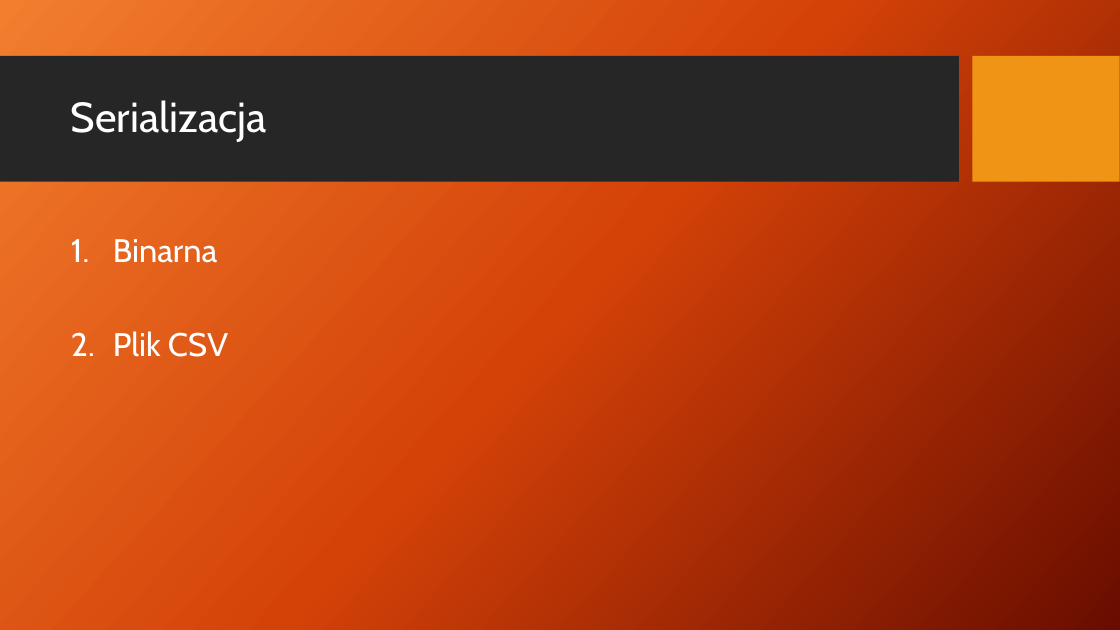
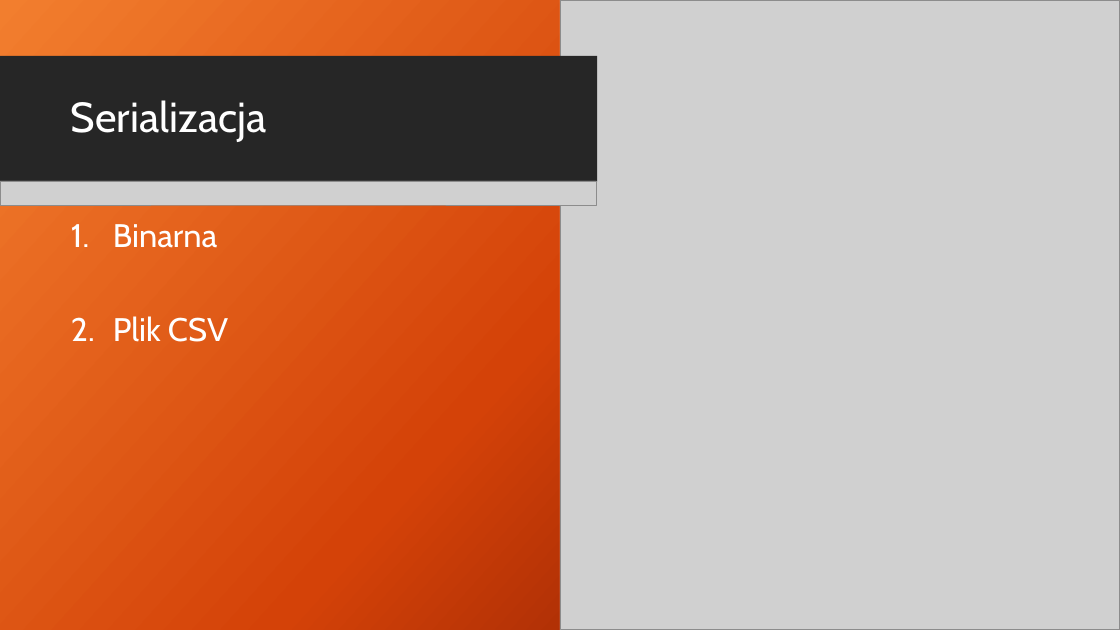
Before and after one commit to patrykf-dev/uct-visualisation-thesis, a slide deck: slide 26 of doc/prezentacja-01/UCT_visualization_presentation.pptx. Drawn at 1120x630 pixels with LibreOffice and Linux fonts; fonts in the diff are those of the drawing; grey boxes stand for pictures; background and template pictures are left out. Boxes give left, top, right and bottom in pixels: in the first picture for what was removed or moved away, otherwise in the second. Text is boxed around its words. In the diff, an @@ line names an element or a change of style, - is before the commit and + after.

```diff
--- a/doc/prezentacja-01/UCT_visualization_presentation.pptx
+++ b/doc/prezentacja-01/UCT_visualization_presentation.pptx
@@ rectangle added at (x1=0, y1=0, x2=1120, y2=630), fill gradient #F18031 to #D54209 to #6A0D00 @@
@@ picture added at (x1=560, y1=0, x2=1120, y2=630) @@
@@ rectangle added at (x1=0, y1=56, x2=597, y2=182), fill #262626 @@
@@ picture added at (x1=0, y1=181, x2=597, y2=205) @@
@@ text "Binarna" moved from (x1=113, y1=239, x2=228, y2=357) to (x1=113, y1=224, x2=228, y2=342) @@
```
Also in this commit, not shown: 2 other slides changed.
